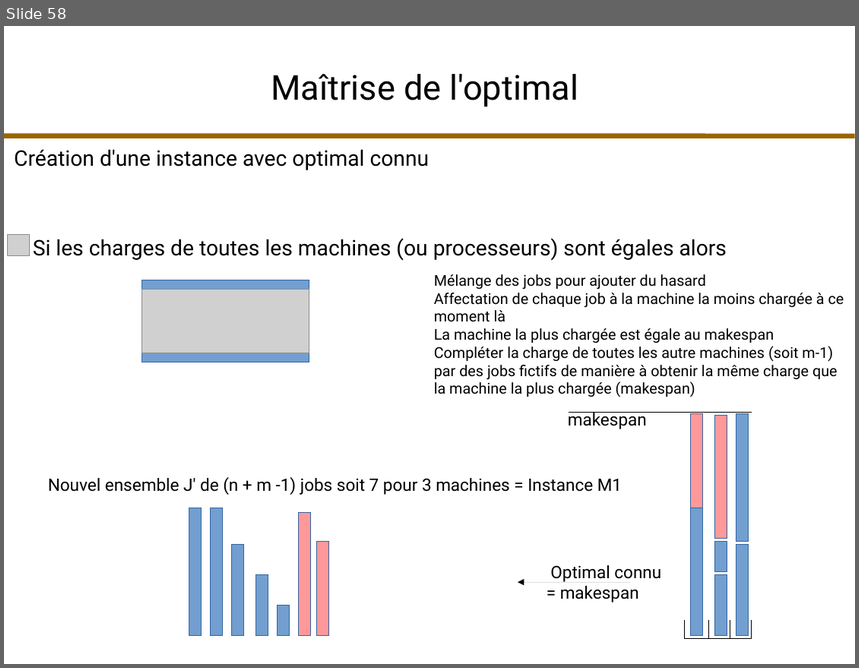
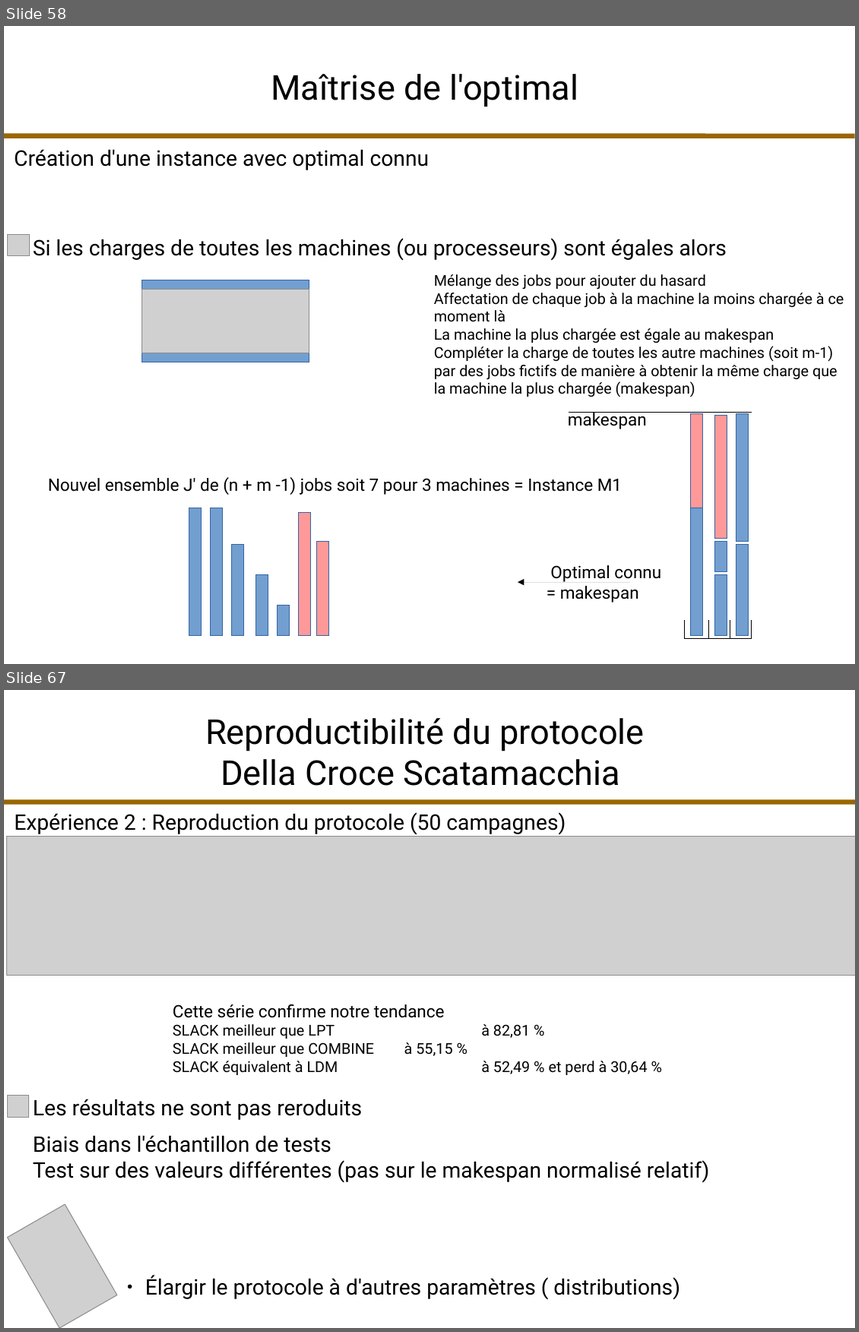
Before and after one commit to fColas68/eprLPT, a slide deck: presentation/presentation.odp. Shown one above the other, each under a label of ours: slide 58 before the commit, slides 58 and 67 after it; the slides between them are not shown. The pictures are 859x668 and 859x1332 pixels, drawn with LibreOffice and Linux fonts; fonts in the diff are those of the drawing; grey boxes stand for pictures. Boxes give left, top, right and bottom in pixels: in the first picture for what was removed or moved away, otherwise in the second. Text is boxed around its words. In the diff, an @@ line names an element or a change of style, - is before the commit and + after.

```diff
--- a/presentation/presentation.odp
+++ b/presentation/presentation.odp
@@ slide 67 added at box(4, 690, 855, 1328), background #FFFFFF @@
@@ title added at box(205, 718, 644, 786), 32 pt, text #000000 @@
+Reproductibilité du protocole
+Della Croce Scatamacchia
@@ line added from (4, 802) to (855, 802), #996600 4.51 pt @@
@@ text added at box(14, 812, 566, 835), 20 pt, text #000000 @@
+Expérience 2 : Reproduction du protocole (50 campagnes)
@@ picture added at box(7, 836, 855, 976) @@
@@ text added at box(173, 1005, 647, 1075), 14 pt, text #000000 @@
+Cette série confirme notre tendance
+SLACK meilleur que LPT à 82,81 %
+SLACK meilleur que COMBINE à 55,15 %
+SLACK équivalent à LDM à 52,49 % et perd à 30,64 %
@@ picture added at box(7, 1096, 29, 1117) @@
@@ text added at box(33, 1099, 362, 1120), 20 pt, text #000000 @@
+Les résultats ne sont pas reroduits
@@ text added at box(33, 1135, 710, 1183), 20 pt, text #000000 @@
+Biais dans l'échantillon de tests
+Test sur des valeurs différentes (pas sur le makespan normalisé relatif)
@@ picture added at box(8, 1205, 118, 1328) @@
@@ text added at box(145, 1275, 680, 1300), 20 pt, text #000000 @@
+● Élargir le protocole à d'autres paramètres ( distributions)
```
Also in this commit, not shown: 3 slides changed, 24 other slides added, 1 slide removed.
